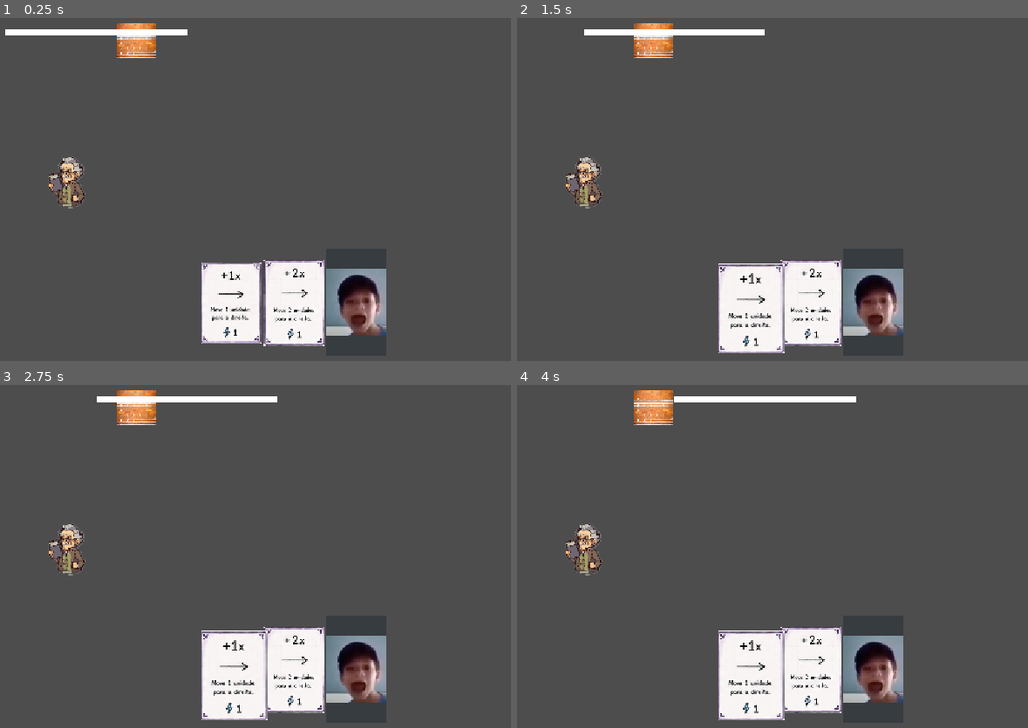
Above: before the commit, frames 1-4 (two rows, left to right).
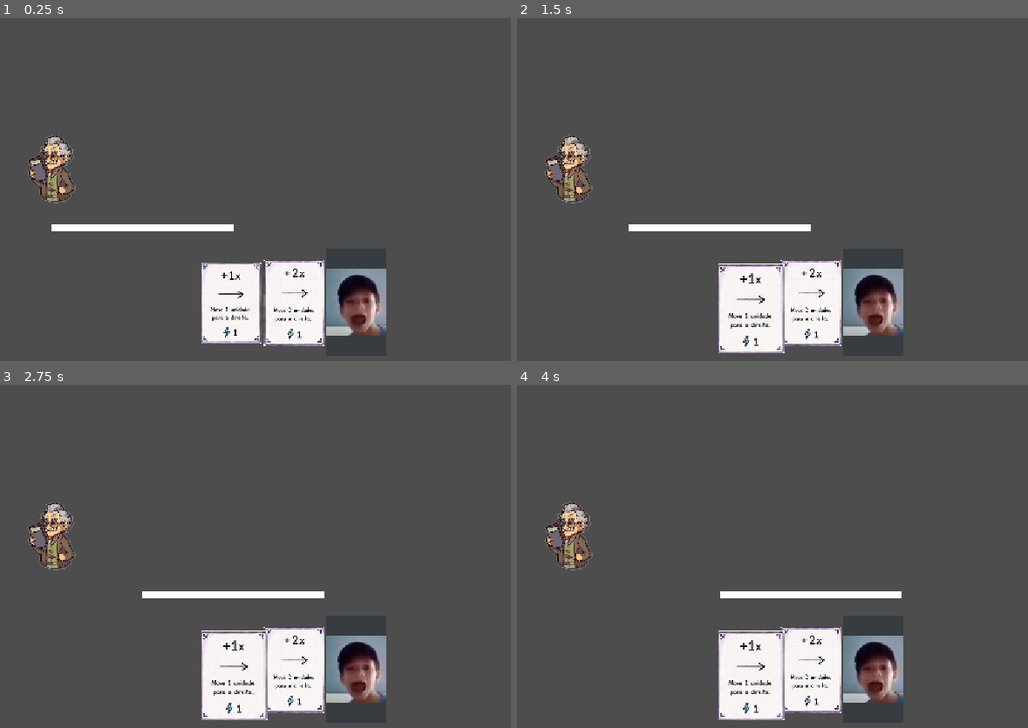
Above: after the commit, the same moments.

Repository: catolica-faculdade/incognita-deck
Game: Godot game, scene res://main/main.tscn
The game is run twice, just before and just after one commit, with the same random seed, the same clock (stepped at 60 frames per second) and the same inputs.
Inputs (mouse positions are in pixels of both pictures, inside the frame that each line leads up to):
- Up to frame 1 (0.25 s): no input
- Up to frame 2 (1.5 s): click (746, 302) at 0.52 s; click (752, 309) at 1.27 s
- Up to frame 3 (2.75 s): click (235, 676) at 2.02 s
- Up to frame 4 (4 s): tap Enter at 2.75 s; tap Space at 3.5 s

The runs differ from the first frame. In frame 1, 3.3% of the frame differs, in the area x 1-46%, y 1-63%; in frame 2, 3.3%; in frame 3, 3.3%; in frame 4, 3.5%, in the area x 5-76%, y 1-63%.

Commit message:
feat: start player and set camera in world map

Diff:
--- a/player.gd
+++ /dev/null
@@ -1,5 +0,0 @@
-extends CharacterBody2D
-
-func _ready() -> void:
-	global_position = Vector2(200, 350)
-	pass
--- /dev/null
+++ b/world/player/player.gd
@@ -0,0 +1,7 @@
+extends CharacterBody2D
+
+@onready var trajectory = $Camera
+
+func _ready() -> void:
+	global_position = Vector2(100, 0)
+	pass
--- /dev/null
+++ b/world/player/player.tscn
@@ -0,0 +1,23 @@
+[gd_scene format=3 uid="uid://vvyq6orywab5"]
+
+[ext_resource type="Script" uid="uid://djhv3uogaonss" path="res://world/player/player.gd" id="1_yynsy"]
+[ext_resource type="Texture2D" uid="uid://b0vwqgpqp2w7w" path="res://assets/einstein.png" id="2_bvkkv"]
+
+[sub_resource type="CapsuleShape2D" id="CapsuleShape2D_ccwxv"]
+radius = 35.0
+height = 110.0
+
+[node name="Node2D" type="Node2D" unique_id=1988582892]
+metadata/_edit_lock_ = true
+
+[node name="Player" type="CharacterBody2D" parent="." unique_id=1573215106]
+script = ExtResource("1_yynsy")
+
+[node name="CollisionShape2D" type="CollisionShape2D" parent="Player" unique_id=694156914]
+position = Vector2(5, 4)
+shape = SubResource("CapsuleShape2D_ccwxv")
+
+[node name="Sprite2D" type="Sprite2D" parent="Player" unique_id=231718088]
+position = Vector2(0, -9.536743e-07)
+scale = Vector2(0.33472222, 0.3420139)
+texture = ExtResource("2_bvkkv")
--- a/world/world.gd
+++ b/world/world.gd
@@ -2,11 +2,16 @@
 
 const CARDS = preload("res://card/card_database.gd").CARDS
 const card_scene = preload("res://card/card.tscn")
+const player_scene = preload("res://world/player/player.tscn")
 
 @onready var trajectory = $Trajectory
+@onready var camera = $Camera2D
 
 func _ready():
-	pass
+	var player = player_scene.instantiate()
+	add_child(player)
+	player.global_position = Vector2.ZERO
+	camera.global_position = Vector2(500, 0)
 
 func _on_button_pressed():
 
--- a/world/world.tscn
+++ b/world/world.tscn
@@ -1,42 +1,12 @@
 [gd_scene format=3 uid="uid://cqysw44j2pc5h"]
 
 [ext_resource type="Script" uid="uid://chg5p28dchyw0" path="res://world/world.gd" id="1_mmdvd"]
-[ext_resource type="Script" uid="uid://djhv3uogaonss" path="res://player.gd" id="2_fn3g3"]
-[ext_resource type="Texture2D" uid="uid://b0vwqgpqp2w7w" path="res://assets/einstein.png" id="3_sc4t8"]
-[ext_resource type="Texture2D" uid="uid://bffnwj8jbm7hm" path="res://assets/wall.jpg" id="4_ai45w"]
 [ext_resource type="Script" uid="uid://dx27duyy8jgd" path="res://trajectory.gd" id="5_4papg"]
-
-[sub_resource type="RectangleShape2D" id="RectangleShape2D_2ba6h"]
-size = Vector2(57, 82)
-
-[sub_resource type="RectangleShape2D" id="RectangleShape2D_386er"]
-size = Vector2(64, 58)
 
 [node name="Node2D" type="Node2D" unique_id=146818457]
 script = ExtResource("1_mmdvd")
 
-[node name="Player" type="CharacterBody2D" parent="." unique_id=748844058]
-script = ExtResource("2_fn3g3")
-
-[node name="Sprite2D" type="Sprite2D" parent="Player" unique_id=379766451]
-position = Vector2(0.9999695, -4.0000153)
-scale = Vector2(0.26944444, 0.2611111)
-texture = ExtResource("3_sc4t8")
-
-[node name="CollisionShape2D" type="CollisionShape2D" parent="Player" unique_id=1501303019]
-position = Vector2(1, -2)
-shape = SubResource("RectangleShape2D_2ba6h")
-
-[node name="Wall" type="StaticBody2D" parent="." unique_id=1769229344]
-
-[node name="Sprite2D" type="Sprite2D" parent="Wall" unique_id=551933309]
-position = Vector2(316, 114.000015)
-scale = Vector2(0.10666667, 0.1425)
-texture = ExtResource("4_ai45w")
-
-[node name="CollisionShape2D" type="CollisionShape2D" parent="Wall" unique_id=323779314]
-position = Vector2(316, 114)
-shape = SubResource("RectangleShape2D_386er")
-
 [node name="Trajectory" type="Line2D" parent="." unique_id=1459209314]
 script = ExtResource("5_4papg")
+
+[node name="Camera2D" type="Camera2D" parent="." unique_id=1782047795]
Renamed: player.gd.uid -> world/player/player.gd.uid
